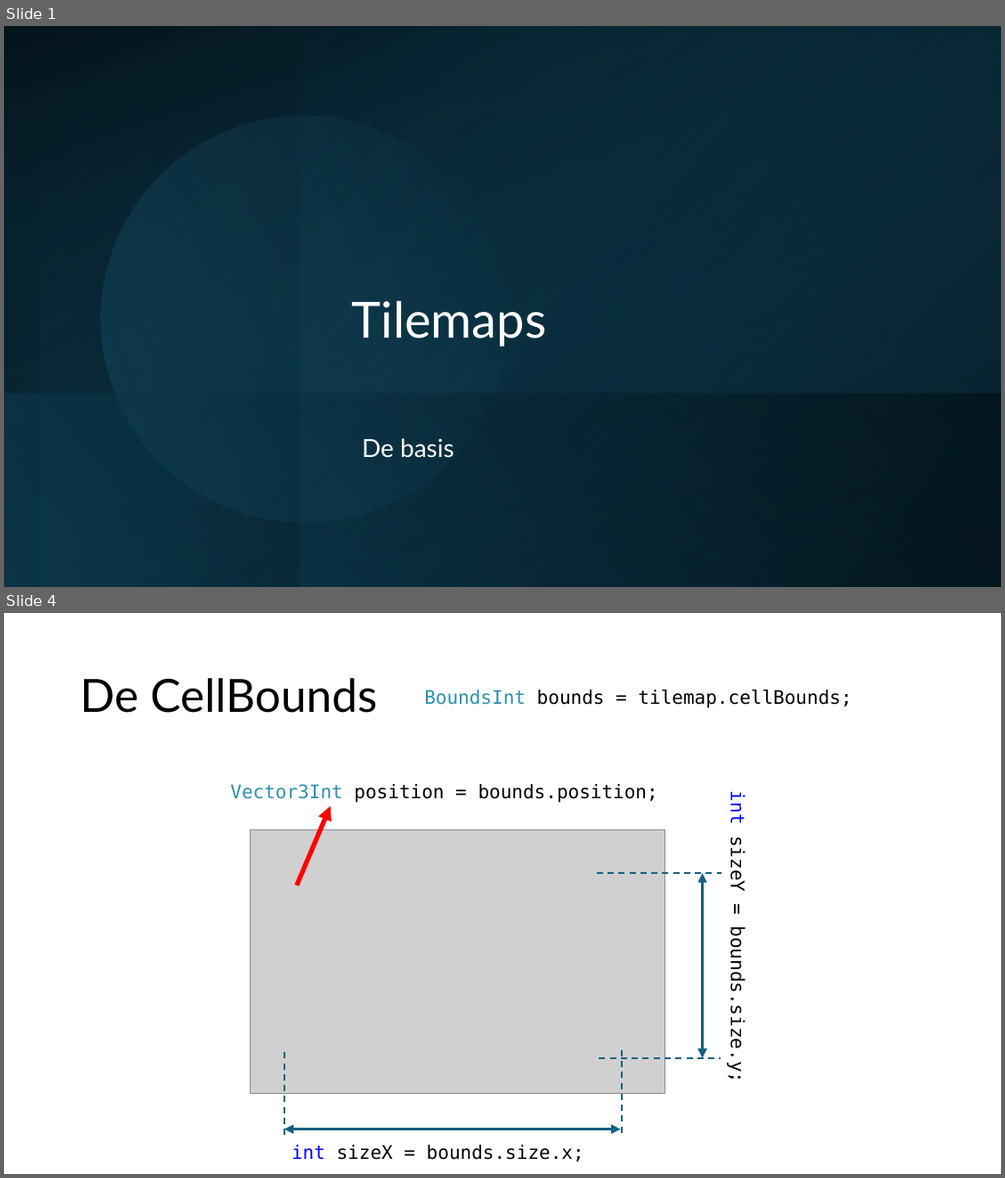
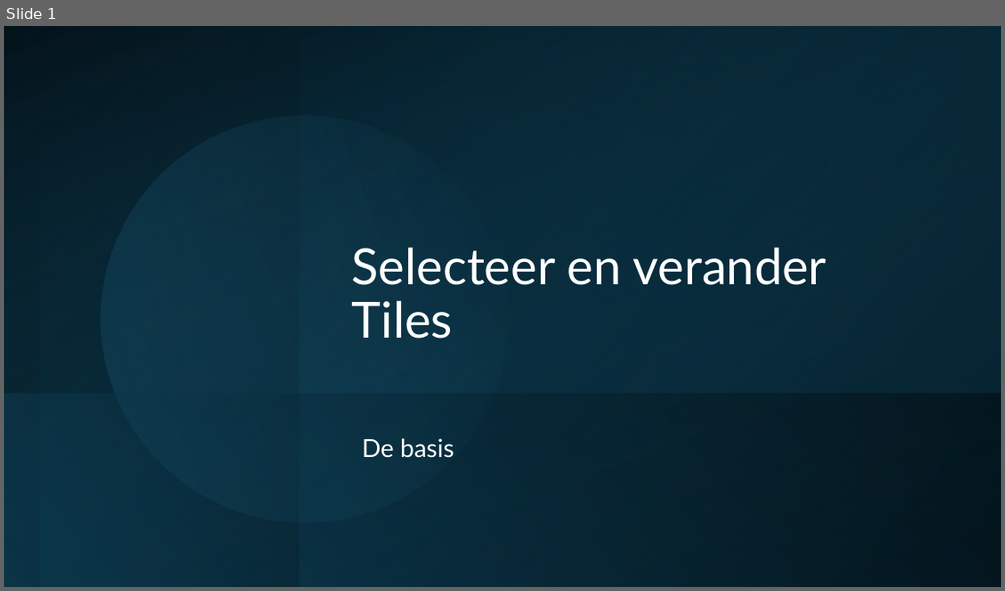
Before and after one commit to djsjollema/lessen-gamedevelopment, a slide deck: M4/GDV_2D_Gym/les2/gdv-2d-gym-les2.pptx. Shown one above the other, each under a label of ours: slides 1 and 4 before the commit, slide 1 after it; the slides between them are not shown. The pictures are 1005x1178 and 1005x591 pixels, drawn with LibreOffice and Linux fonts; fonts in the diff are those of the drawing; grey boxes stand for pictures. Boxes give left, top, right and bottom in pixels: in the first picture for what was removed or moved away, otherwise in the second. Text is boxed around its words. In the diff, an @@ line names an element or a change of style, - is before the commit and + after.

```diff
--- a/M4/GDV_2D_Gym/les2/gdv-2d-gym-les2.pptx
+++ b/M4/GDV_2D_Gym/les2/gdv-2d-gym-les2.pptx
@@ slide 4 removed at [4, 613, 1001, 1174], background #FFFFFF @@
@@ title removed at [80, 678, 377, 713] @@
-De CellBounds
@@ text removed at [424, 690, 851, 708] @@
-BoundsInt bounds = tilemap.cellBounds;
@@ text removed at [230, 784, 658, 803] @@
-Vector3Int position = bounds.position;
@@ text removed at [727, 794, 748, 1078] @@
-int sizeY = bounds.size.y;
@@ arrow removed from (297, 885) to (331, 806) @@
@@ picture removed at [250, 830, 664, 1093] @@
@@ line removed from (597, 873) to (721, 873) @@
@@ double arrow removed from (703, 873) to (703, 1058) @@
@@ line removed from (284, 1052) to (284, 1140) @@
@@ line removed from (599, 1058) to (721, 1058) @@
@@ line removed from (623, 1050) to (623, 1137) @@
@@ double arrow removed from (284, 1129) to (620, 1129) @@
@@ text removed at [291, 1144, 584, 1161] @@
-int sizeX = bounds.size.x;
@@ slide 1 changed as well @@
@@ title at [352, 247, 826, 338]: text changed @@
-Tilemaps
+Selecteer en verander Tiles
```
Also in this commit, not shown: 9 slides added, 2 other slides removed, 5 other files.
